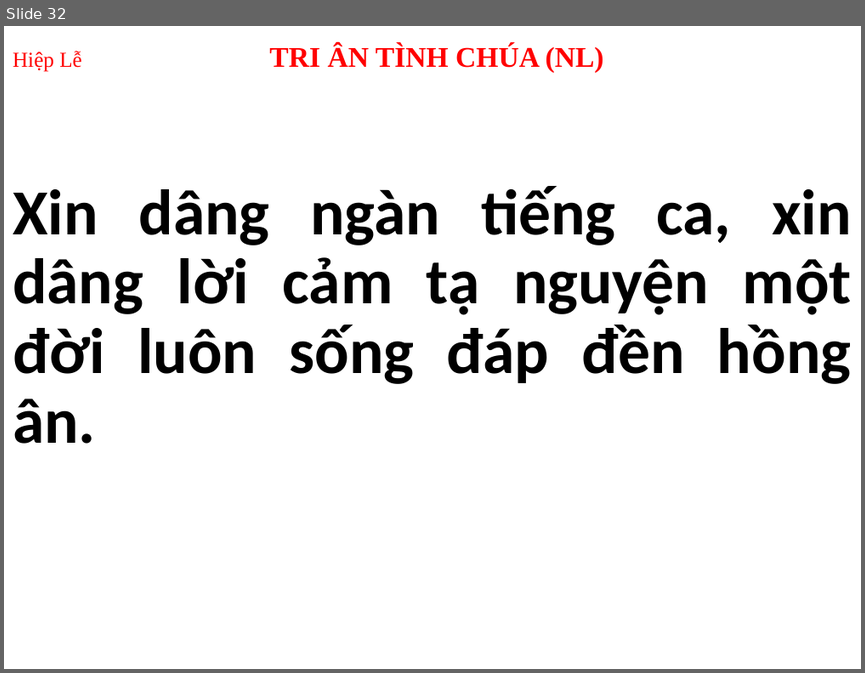
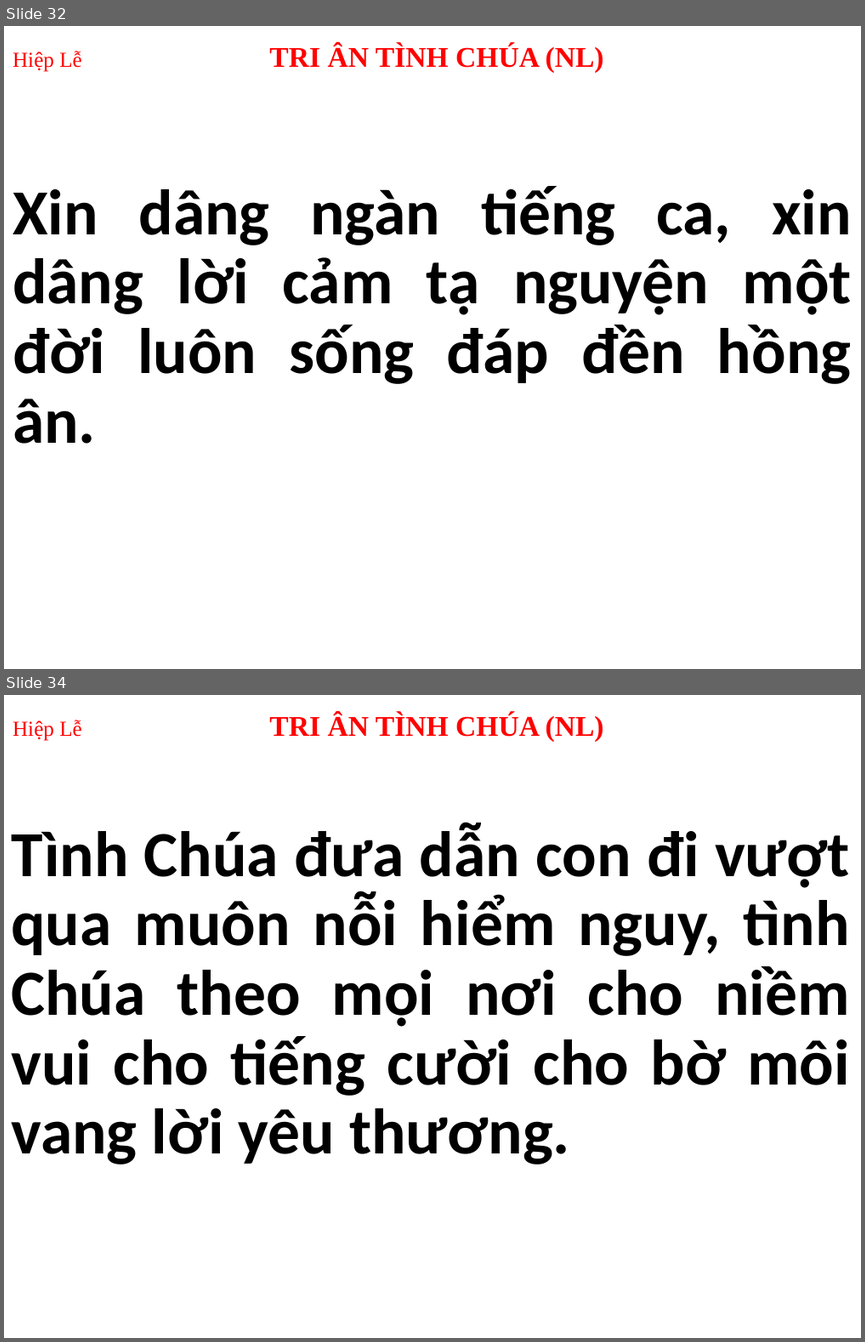
Before and after one commit to peteranh99/usb-songs, a slide deck: Thứ 3.pptx. Shown one above the other, each under a label of ours: slide 32 before the commit, slides 32 and 34 after it; the slides between them are not shown. The pictures are 865x673 and 865x1342 pixels, drawn with LibreOffice and Linux fonts; fonts in the diff are those of the drawing. Boxes give left, top, right and bottom in pixels: in the first picture for what was removed or moved away, otherwise in the second. Text is boxed around its words. In the diff, an @@ line names an element or a change of style, - is before the commit and + after.

```diff
--- a/Thứ 3.pptx
+++ b/Thứ 3.pptx
@@ slide 34 added at <box>4,695,861,1338</box>, background #FFFFFF @@
@@ title added at <box>12,713,604,741</box>, 24 pt, text #FF0000, bold @@
+Hiệp Lễ TRI ÂN TÌNH CHÚA (NL)
@@ subtitle added at <box>11,823,850,1164</box>, 54 pt, text #1F1F1F, bold @@
+Tình Chúa đưa dẫn con đi vượt qua muôn nỗi hiểm nguy, tình Chúa theo mọi nơi cho niềm vui cho tiếng cười cho bờ môi vang lời yêu thương.
```
Also in this commit, not shown: 33 other slides changed, 11 other slides added, 2 other files.
